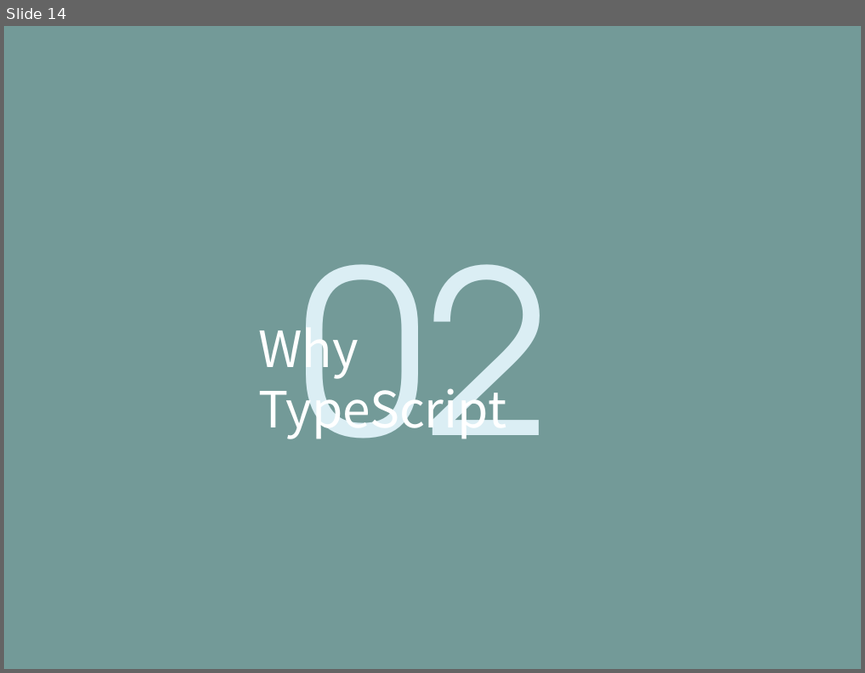
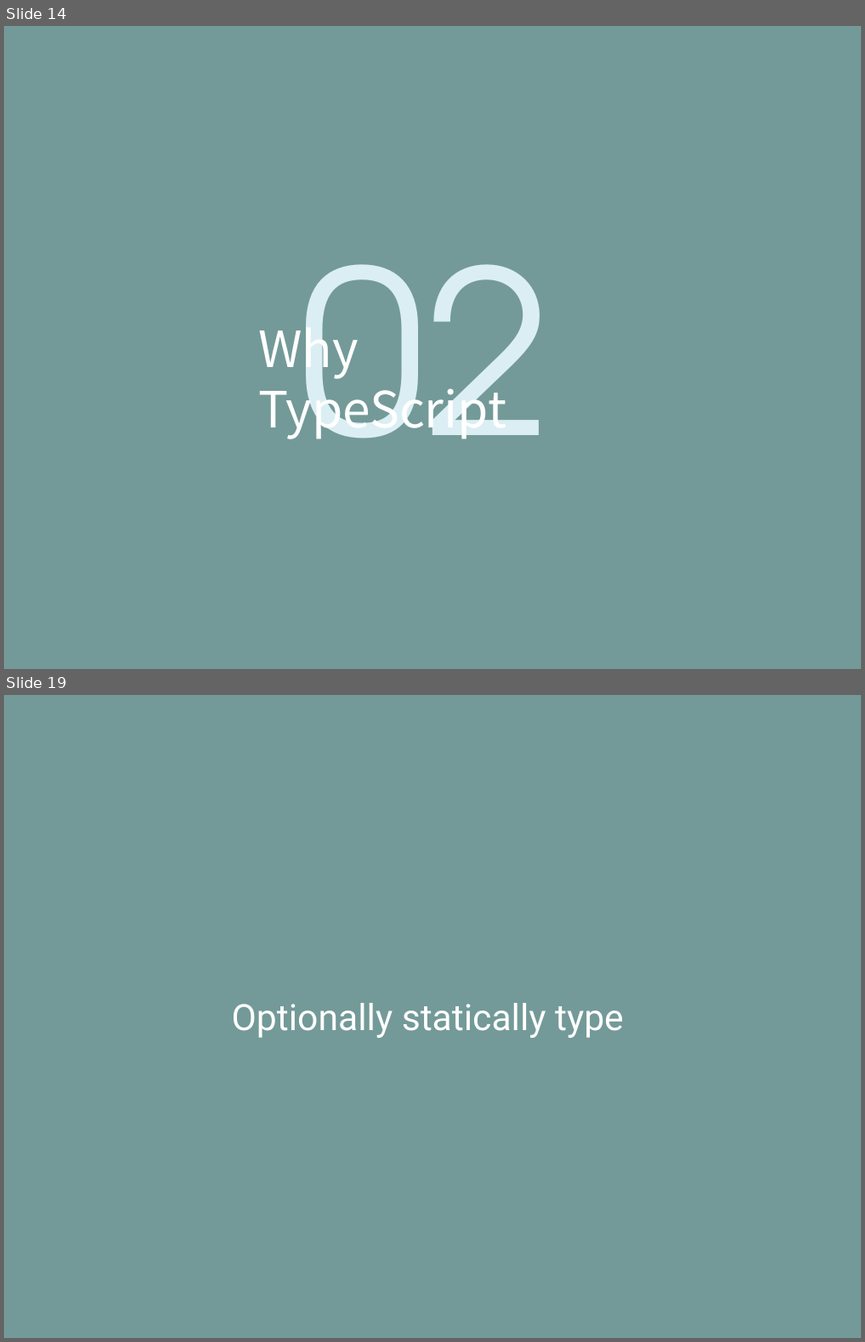
Before and after one commit to life0727/blog, a slide deck: ppt/typescript.pptx. Shown one above the other, each under a label of ours: slide 14 before the commit, slides 14 and 19 after it; the slides between them are not shown. The pictures are 865x673 and 865x1342 pixels, drawn with LibreOffice and Linux fonts; fonts in the diff are those of the drawing. Boxes give left, top, right and bottom in pixels: in the first picture for what was removed or moved away, otherwise in the second. Text is boxed around its words. In the diff, an @@ line names an element or a change of style, - is before the commit and + after.

```diff
--- a/ppt/typescript.pptx
+++ b/ppt/typescript.pptx
@@ slide 19 added at [4,695,861,1338], background #739A98 @@
@@ text added at [232,1003,624,1038], 48 pt, text #FFFFFF @@
+Optionally statically type
```
Also in this commit, not shown: 10 other slides added, 6 slides removed, 1 other file.
